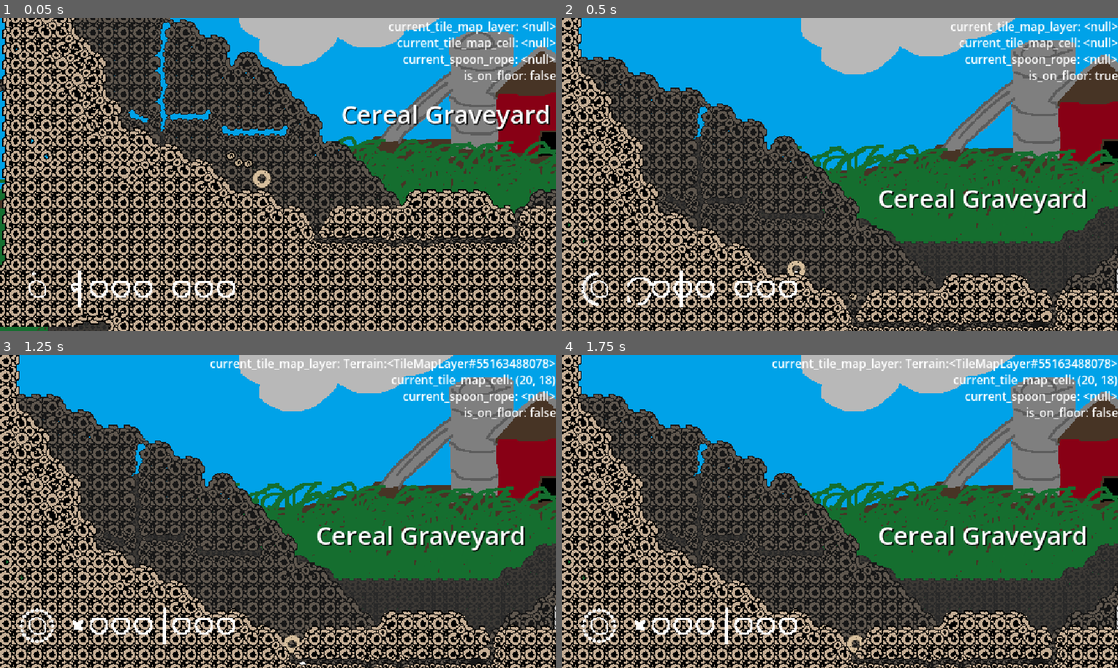
Above: before the commit, frames 1-4 (two rows, left to right).
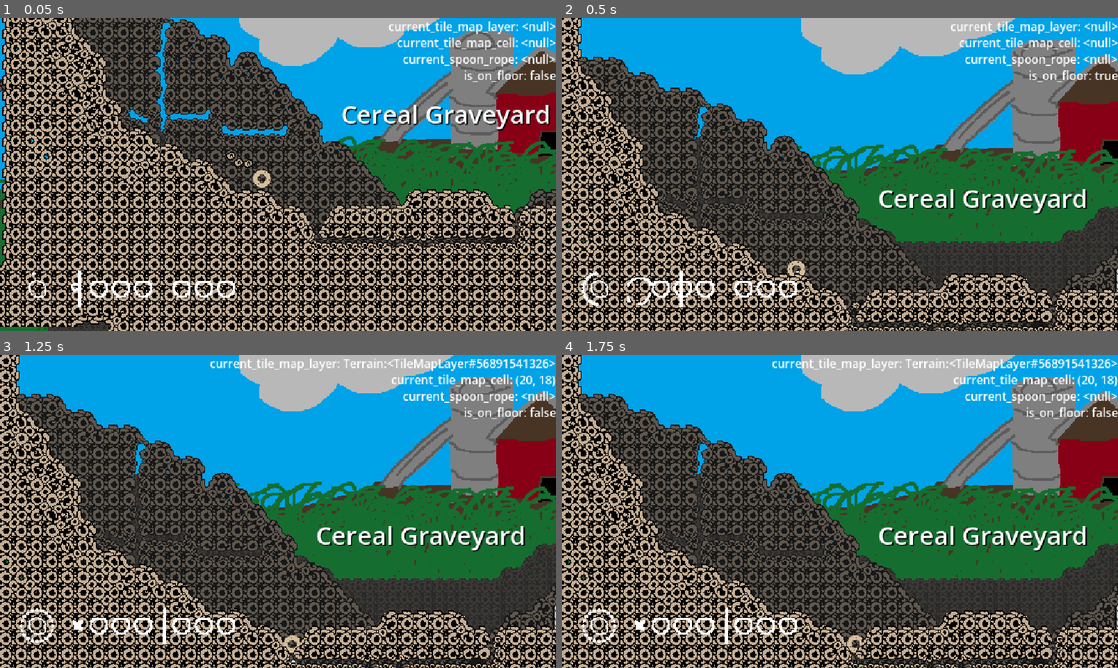
Above: after the commit, the same moments.

Repository: Roboticy3/GMTK2025
Game: Godot game, scene res://levels/test.tscn
Two runs of this game, one before a commit and one after it. Both use one fixed random seed, a clock stepped at 60 frames per second and the inputs below.
Inputs:
- Up to frame 1 (0.05 s): no input
- Up to frame 2 (0.5 s): no input
- Up to frame 3 (1.25 s): tap Enter (ui_accept) at 0.5, 0.77 s; hold Right (ui_right) from 0.53 s (still down); tap X (throw) at 0.6 s; tap 7 at 0.8 s
- Up to frame 4 (1.75 s): keep holding Right (ui_right); tap 7 at 1.35 s; tap Enter (ui_accept) at 1.52 s; tap X (throw) at 1.55 s

Frame 1 is identical in both runs. In frame 2, less than 0.1% of the frame differs, in the area x 41-54%, y 80-94%; in frame 3, 0.2%, in the area x 41-99%, y 1-100%; in frame 4, 0.2%.

Commit message:
improved spear sticking

Diff:
--- a/game_manager.gd
+++ b/game_manager.gd
@@ -167,5 +167,12 @@
 			profile = PlayerProfile.new()
 			world_profile = WorldProfile.new()
 			save_profiles()
+		elif event.keycode == KEY_7:
+			var s := get_tree().get_first_node_in_group(&"Spooear")
+			if s is Spooear:
+				get_current_player().global_position = s.global_position
+				get_viewport().get_camera_2d().position = Vector2.ZERO
+			else:
+				printerr("No spears in the world!!")
 
 #endregion
--- a/items/item.gd
+++ b/items/item.gd
@@ -16,7 +16,10 @@
 		time_in_air += delta
 
 func _on_body_entered(body:Node):
+	if body is Item:
+		return
 	flying = false
+
 
 func set_glow(to:bool):
 	if to: $Sprite2D.material = glow_material
@@ -28,5 +31,6 @@
 
 func _on_grab():
 	rotation = -90.0
+	flying = false
 
 signal grabbed()
--- a/items/item_base.tscn
+++ b/items/item_base.tscn
@@ -13,7 +13,6 @@
 [node name="ItemBase" type="RigidBody2D"]
 disable_mode = 1
 collision_layer = 8
-collision_mask = 9
 continuous_cd = 2
 contact_monitor = true
 max_contacts_reported = 16
--- a/items/spooear/spooear.gd
+++ b/items/spooear/spooear.gd
@@ -17,17 +17,30 @@
 func _on_body_entered(body:Node):
 	if body is TileMapLayer:
 		try_stick(body)
+	if body is Fruit:
+		linear_velocity += global_transform.x * throw_strength
+
 	super._on_body_entered(body)
 	time_in_air = 0.0
 
+const STICK_CHECKS := [
+	8.0,
+	12.0,
+	16.0,
+	18.0
+]
+
 func try_stick(body:TileMapLayer):
-	if time_in_air >= 0.3:
+	if time_in_air >= 0.3 or !flying:
 		return
 
-	var cell_forward := body.local_to_map(
-		body.to_local(global_position + global_transform.x * 16.0)
-	)
-	var tile = body.get_cell_tile_data(cell_forward)
+	var tile = null
+	for s in STICK_CHECKS:
+		var cell_forward := body.local_to_map(
+			body.to_local(global_position + global_transform.x * s)
+		)
+		tile = body.get_cell_tile_data(cell_forward)
+		if tile: break
 
 	var cell_over := body.local_to_map(
 		body.to_local(global_position + global_transform.y * 8.0 - global_transform.x * 8.0)
--- a/items/spooear/spooear.tscn
+++ b/items/spooear/spooear.tscn
@@ -11,6 +11,8 @@
 radius = 4.12311
 
 [node name="ItemBase" node_paths=PackedStringArray("tip") instance=ExtResource("1_awtua")]
+collision_layer = 16
+collision_mask = 9
 lock_rotation = true
 angular_damp = 100.0
 script = ExtResource("2_ujlqt")
--- a/items/spooear/spooear_profile.tres
+++ b/items/spooear/spooear_profile.tres
@@ -5,5 +5,5 @@
 [resource]
 script = ExtResource("1_4e768")
 spawners = Dictionary[NodePath, int]({})
-age_probabilities = [1.0, 0.01, 0.1, 1.0]
+age_probabilities = [0.1, 0.1, 0.1, 0.1, 0.1, 0.1, 1.0]
 metadata/_custom_type_script = "uid://uwu5h7oj401a"
--- a/player/player.tscn
+++ b/player/player.tscn
@@ -354,7 +354,7 @@
 
 [node name="ItemDetector" type="Area2D" parent="."]
 collision_layer = 0
-collision_mask = 8
+collision_mask = 24
 
 [node name="CollisionShape2D" type="CollisionShape2D" parent="ItemDetector"]
 position = Vector2(0, 4)
--- a/shelter/karma_pip.gd
+++ b/shelter/karma_pip.gd
@@ -8,6 +8,7 @@
 	GameManager.profile_changed.connect(reconnect)
 
 func reconnect():
+	_on_karma_changed(GameManager.profile.current_karma)
 	GameManager.profile.current_karma_changed.connect(_on_karma_changed)
 
 func _on_karma_changed(k:int) -> void:
--- a/ui/timer.gd
+++ b/ui/timer.gd
@@ -7,6 +7,10 @@
 @export var pip_seconds := 15.0
 
 func _ready() -> void:
+	reconnect()
+	GameManager.profile_changed.connect(reconnect)
+
+func reconnect():
 	build_pips()
 	GameManager.cycle.connect(func ():
 		set_process(false)
Binary file changed: sheets/ascension.png
